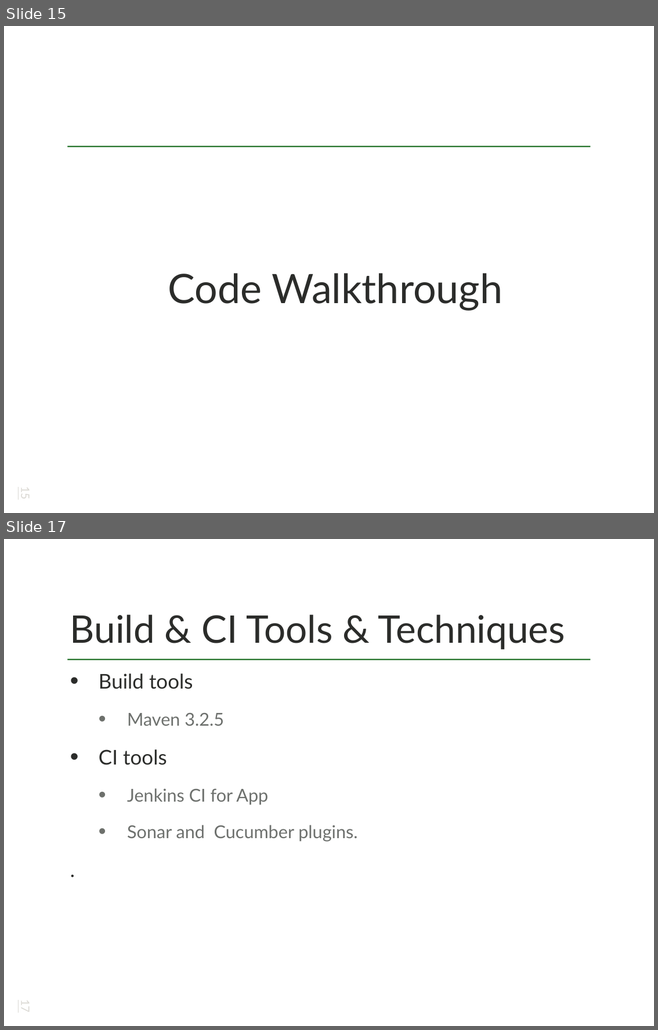
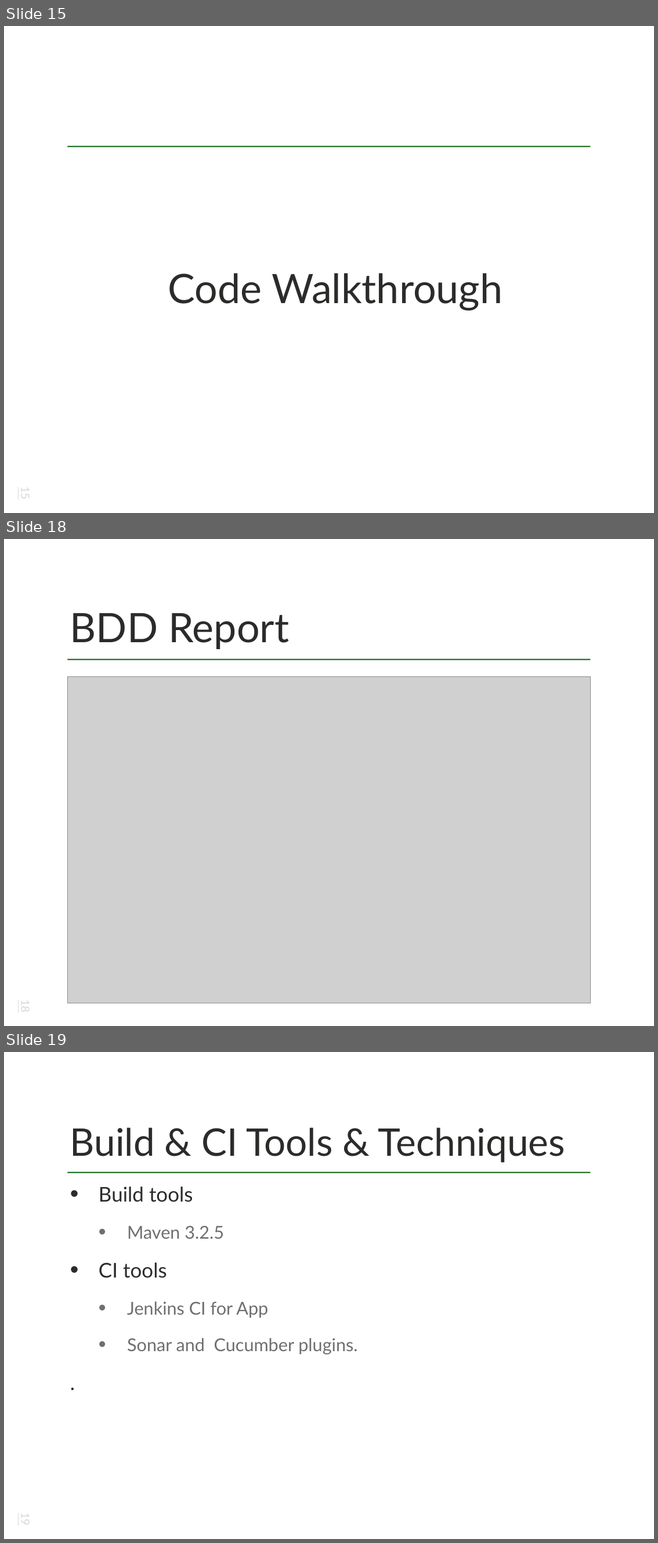
Before and after one commit to sunil311/EEJ1_Service_Platform, a slide deck: outsidewar/deliverables/EEteamJ1 Final Presentation.pptx. Shown one above the other, each under a label of ours: slides 15 and 17 before the commit, slides 15, 18 and 19 after it; the slides between them are not shown. The pictures are 658x1030 and 658x1543 pixels, drawn with LibreOffice and Linux fonts; fonts in the diff are those of the drawing; grey boxes stand for pictures. Boxes give left, top, right and bottom in pixels: in the first picture for what was removed or moved away, otherwise in the second. Text is boxed around its words. In the diff, an @@ line names an element or a change of style, - is before the commit and + after.

```diff
--- a/outsidewar/deliverables/EEteamJ1 Final Presentation.pptx
+++ b/outsidewar/deliverables/EEteamJ1 Final Presentation.pptx
@@ slide 18 added at (4,539,654,1026), background #FFFFFF; not listed: 1 template element that a slide beside it also shows @@
@@ title added at (70,613,289,649), 64 pt, text #2B2C2A @@
+BDD Report
@@ picture added at (67,676,590,1003) @@
@@ page number added at (19,1001,33,1012), 18 pt, text #DAD8D3, underline @@
+18
@@ what was slide 17 is now slide 19 @@
@@ page number at (19,1514,33,1525): text changed @@
-17
+19
```
Also in this commit, not shown: 2 slides changed, 1 other slide added.
